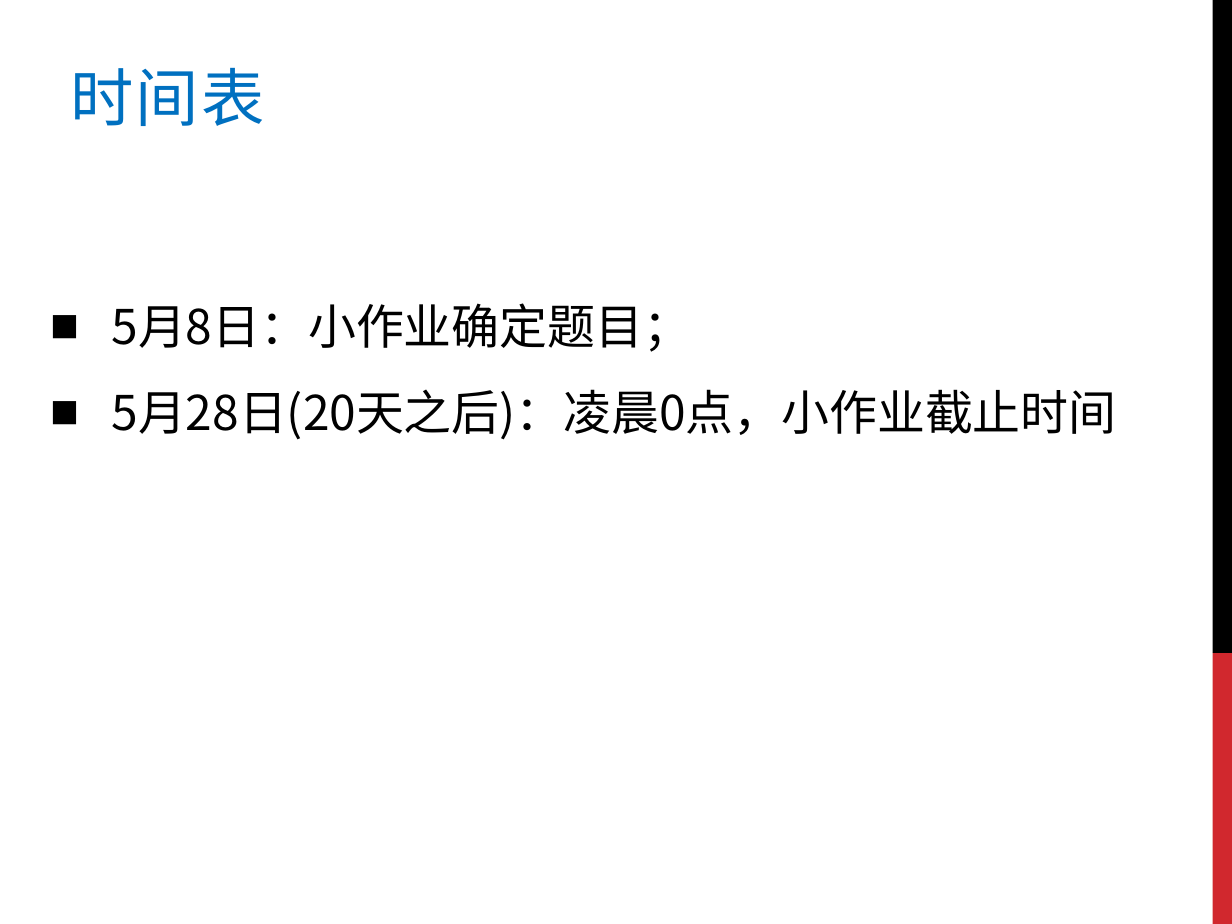
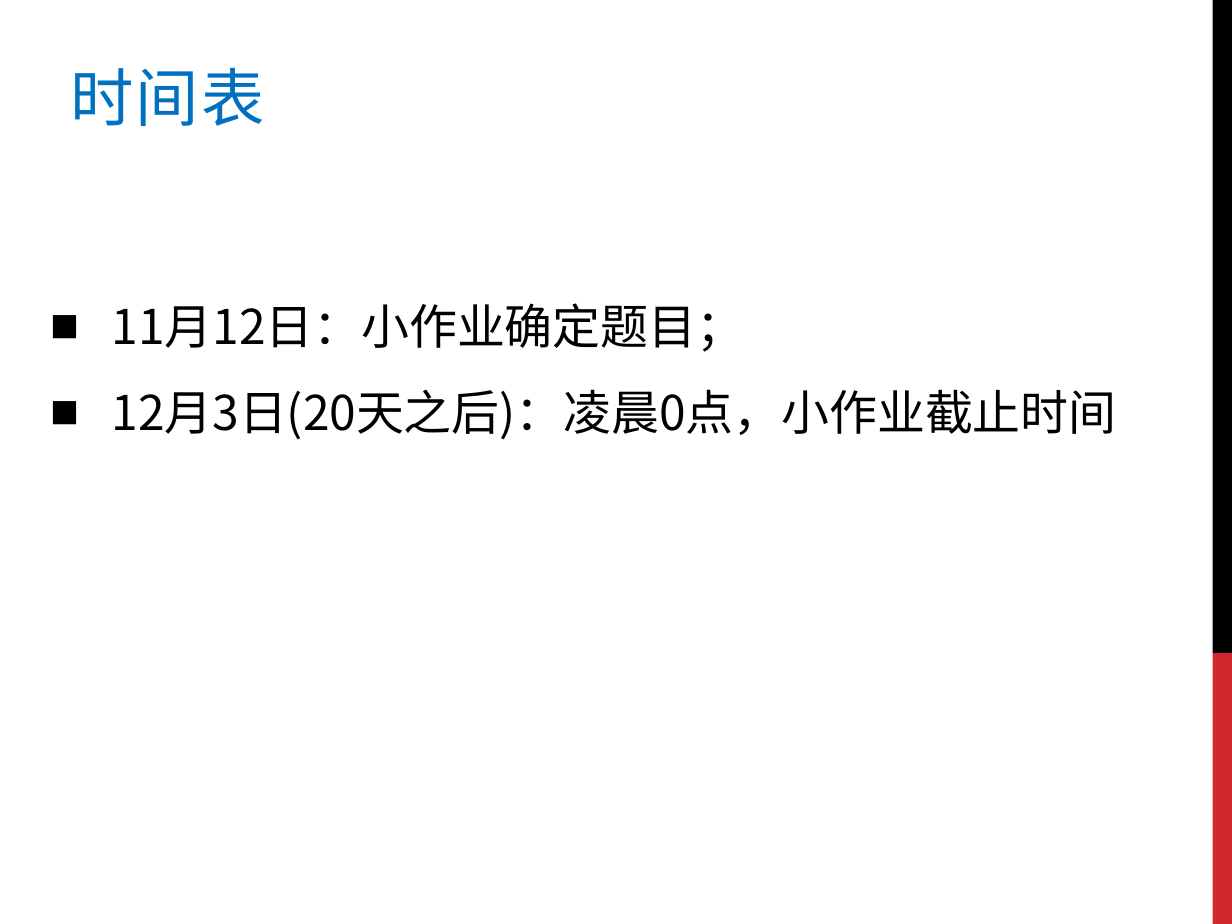
Before and after one commit to wuyirui/wuyirui.github.io, a slide deck: slide 1 of ppt/CSHomework.pptx. Drawn at 1232x924 pixels with LibreOffice and Linux fonts; fonts in the diff are those of the drawing. Boxes give left, top, right and bottom in pixels: in the first picture for what was removed or moved away, otherwise in the second. Text is boxed around its words. In the diff, an @@ line names an element or a change of style, - is before the commit and + after.

```diff
--- a/ppt/CSHomework.pptx
+++ b/ppt/CSHomework.pptx
@@ text at [112, 303, 1117, 440]: text changed @@
-■ 5月8日：小作业确定题目；
-■ 5月28日(20天之后)：凌晨0点，小作业截止时间
+■ 11月12日：小作业确定题目；
+■ 12月3日(20天之后)：凌晨0点，小作业截止时间
```
Also in this commit, not shown: 3 other slides changed, 8 other files.
